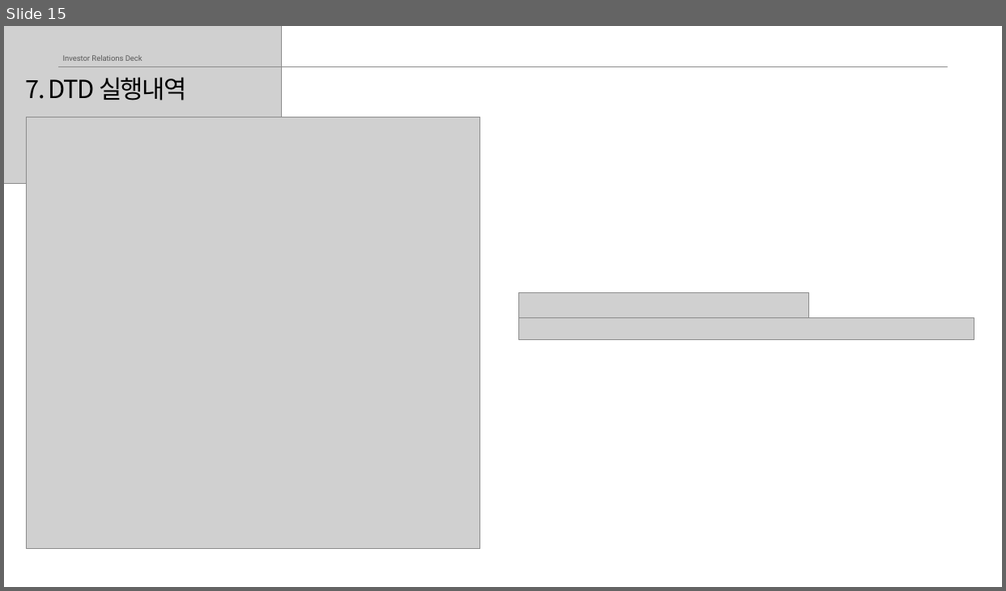
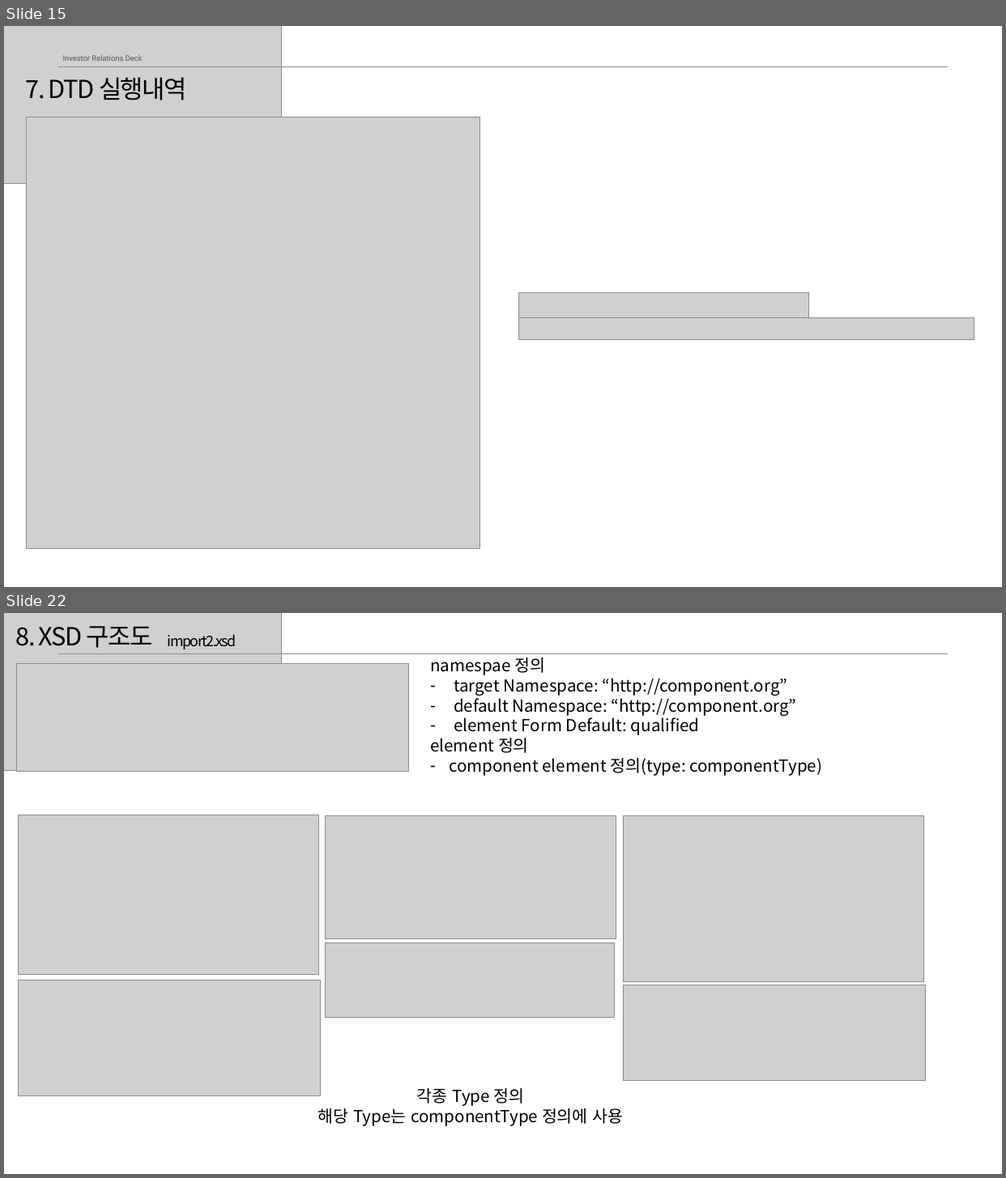
Before and after one commit to BJY029/XML_Miniproject_3D_SceneData_Management, a slide deck: XML_MiniProject3_배준엽_21011627-발표자료.pptx. Shown one above the other, each under a label of ours: slide 15 before the commit, slides 15 and 22 after it; the slides between them are not shown. The pictures are 1006x591 and 1006x1178 pixels, drawn with LibreOffice and Linux fonts; fonts in the diff are those of the drawing; grey boxes stand for pictures. Boxes give left, top, right and bottom in pixels: in the first picture for what was removed or moved away, otherwise in the second. Text is boxed around its words. In the diff, an @@ line names an element or a change of style, - is before the commit and + after.

```diff
--- a/XML_MiniProject3_배준엽_21011627-발표자료.pptx
+++ b/XML_MiniProject3_배준엽_21011627-발표자료.pptx
@@ slide 22 added at [4,613,1002,1174], background #FFFFFF @@
@@ picture added at [4,613,281,770] @@
@@ text added at [16,626,153,648], 48 pt, text #000000 @@
+8. XSD 구조도
@@ text added at [168,634,236,649], 28 pt, text #000000 @@
+import2.xsd
@@ picture added at [58,653,947,653] @@
@@ text added at [430,658,822,776], 32 pt, text #000000 @@
+namespae 정의
+– target Namespace: “http://component.org”
+– default Namespace: “http://component.org”
+– element Form Default: qualified
+element 정의
+– component element 정의(type: componentType)
@@ picture added at [16,664,409,771] @@
@@ picture added at [18,815,318,975] @@
@@ picture added at [325,815,616,939] @@
@@ picture added at [623,815,923,982] @@
@@ picture added at [325,943,615,1018] @@
@@ picture added at [18,980,320,1096] @@
@@ picture added at [623,986,925,1080] @@
@@ text added at [318,1088,624,1127], 32 pt, text #000000 @@
+각종 Type 정의
+해당 Type는 componentType 정의에 사용
```
Also in this commit, not shown: 1 slide changed, 8 other slides added, 2 other files.
